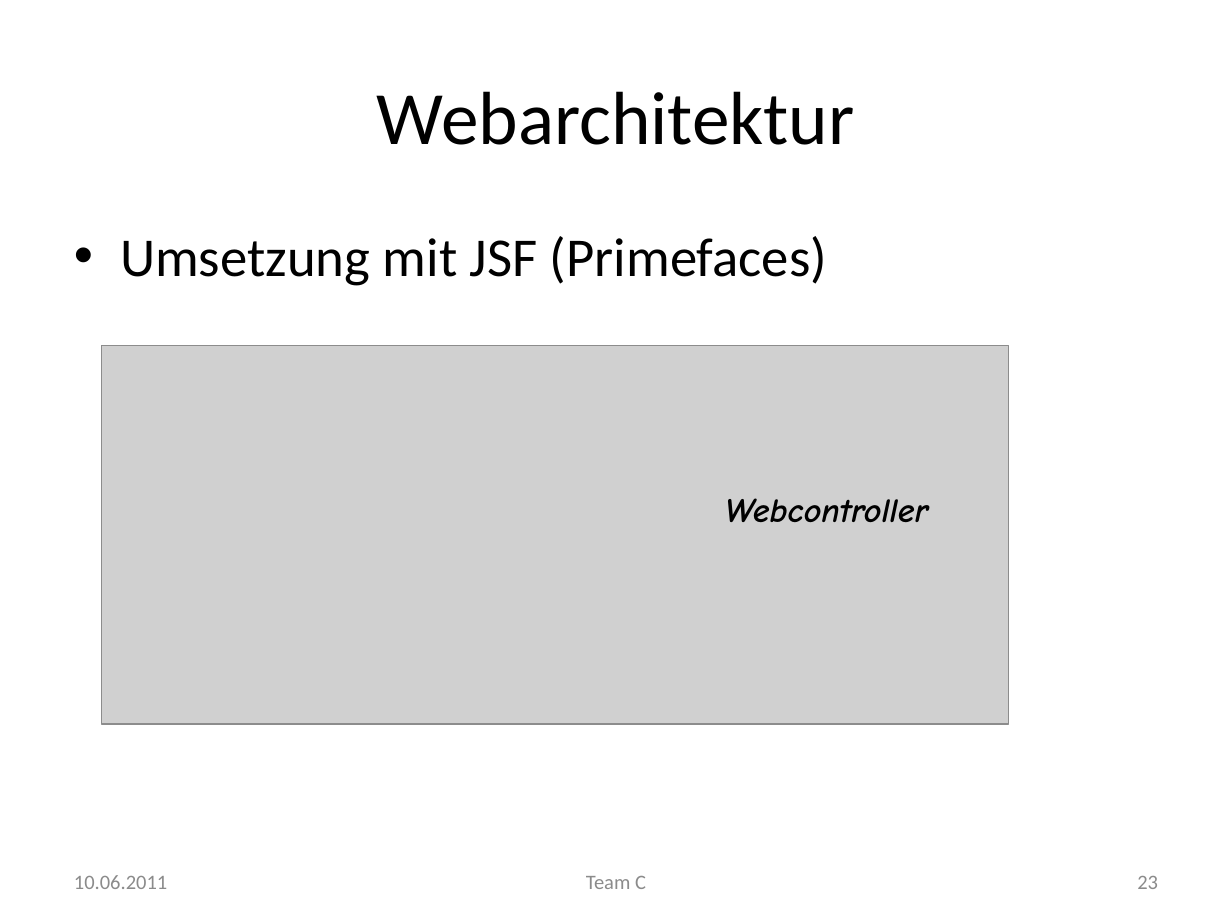
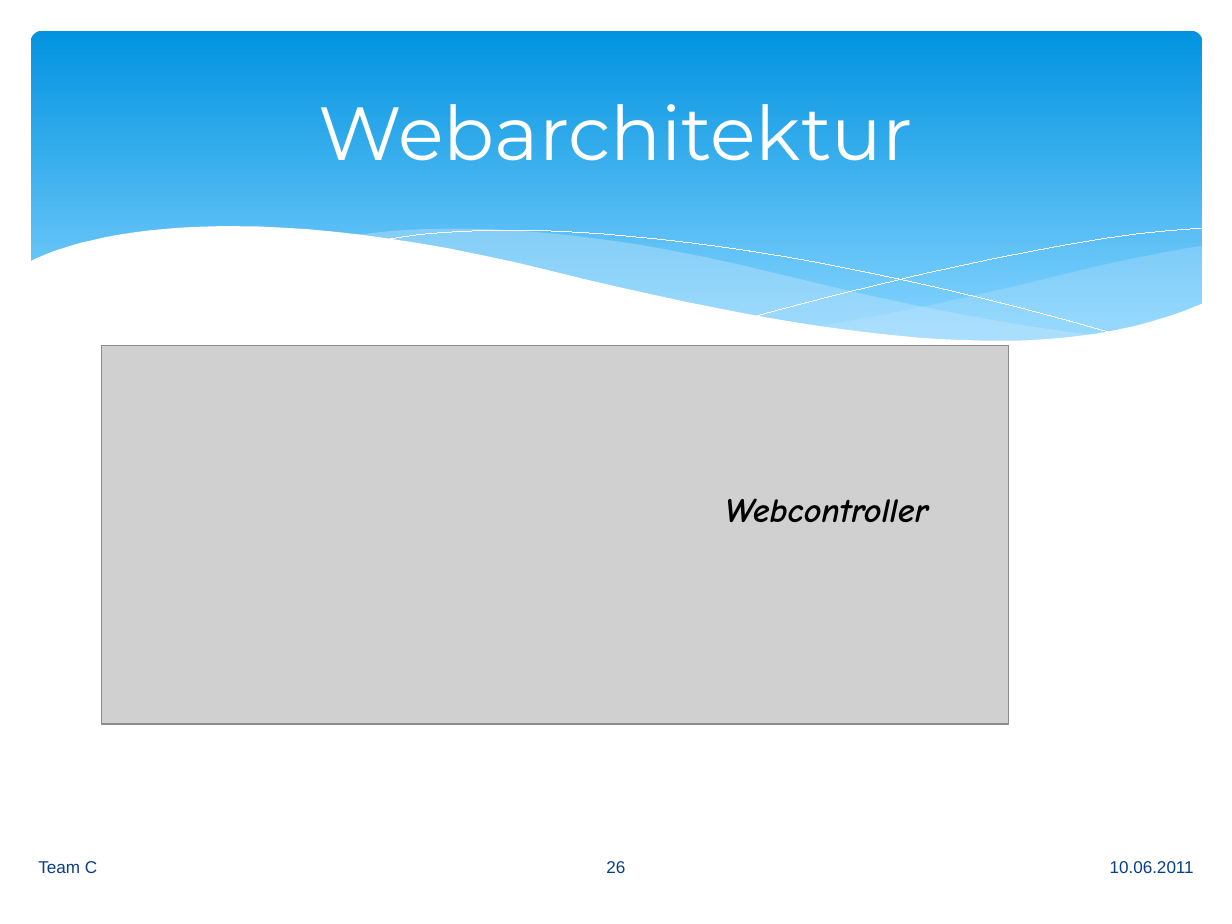
Before and after one commit to manuelTscholl/easydiet-team-c, a slide deck: slide 26 of doc/Abschluss/EasyDiet.pptx (slide 23 before the commit). Drawn at 1232x924 pixels with LibreOffice and Linux fonts; fonts in the diff are those of the drawing; grey boxes stand for pictures. Boxes give left, top, right and bottom in pixels: in the first picture for what was removed or moved away, otherwise in the second. Text is boxed around its words. In the diff, an @@ line names an element or a change of style, - is before the commit and + after.

```diff
--- a/doc/Abschluss/EasyDiet.pptx
+++ b/doc/Abschluss/EasyDiet.pptx
@@ rounded rectangle added at box(31, 31, 1202, 363), fill gradient #0293E0 to #83D3FE @@
@@ title "Webarchitektur": place and size @@
-title "Webarchitektur" at box(377, 91, 855, 145)
+title "Webarchitektur" at box(319, 104, 913, 161)
@@ title "Webarchitektur" at box(319, 104, 913, 161): font Calibri to Montserrat, text colour #000000 to #FFFFFF @@
@@ group added at box(28, 227, 1204, 405): 5 freeform shapes @@
@@ text removed at box(120, 236, 827, 286) @@
-• Umsetzung mit JSF (Primefaces)
@@ text "Team C": place and size @@
-text "Team C" at box(586, 876, 646, 889)
+text "Team C" at box(38, 861, 97, 873)
@@ text "Team C" at box(38, 861, 97, 873): size 12 to 10 pt, font Calibri to Arial, text colour #8C8C8C to #073E87; alignment centre to left @@
@@ page number added at box(606, 861, 625, 873), 10 pt, text #073E87 @@
+26
@@ text "10.06.2011": place and size @@
-text "10.06.2011" at box(74, 875, 167, 889)
+text "10.06.2011" at box(1110, 861, 1194, 873)
@@ text "10.06.2011" at box(1110, 861, 1194, 873): size 12 to 10 pt, font Calibri to Arial, text colour #8C8C8C to #073E87; alignment left to right @@
@@ page number removed at box(1137, 876, 1158, 889) @@
-23
```
Also in this commit, not shown: 25 other slides changed, 3 slides added.
